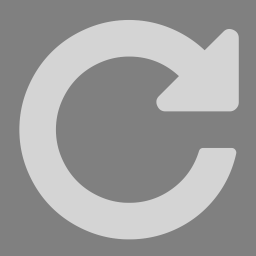
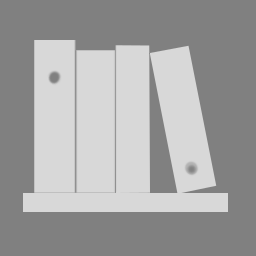
Layers edited between the first and the second (256, 256) image:
added layer "PlayerControls #2" (69%) above "Pasted Layer #6" over [left=23, top=40, right=228, bottom=212]
hid "Pasted Layer #5" over [left=19, top=19, right=239, bottom=240]
